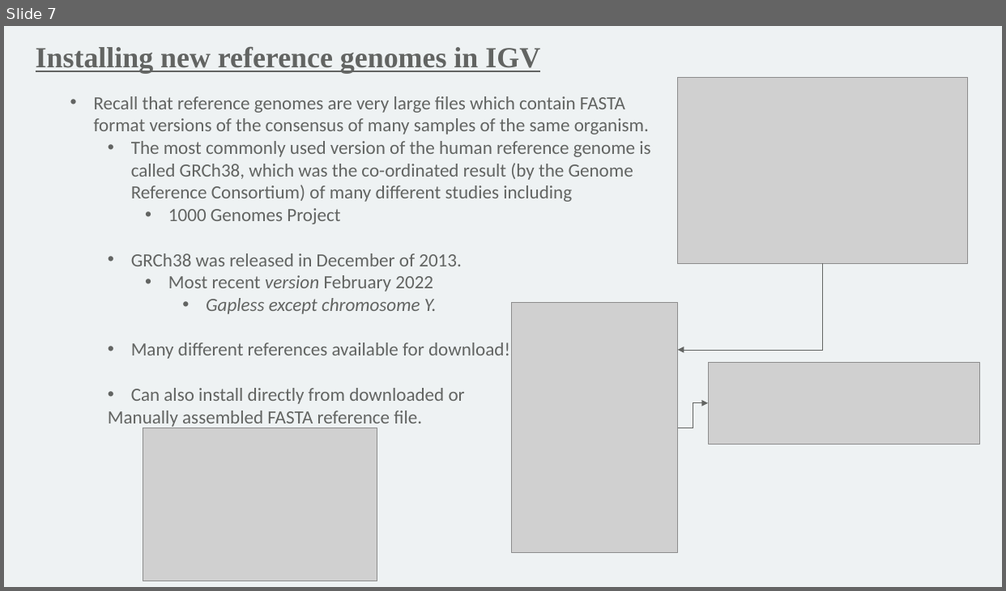
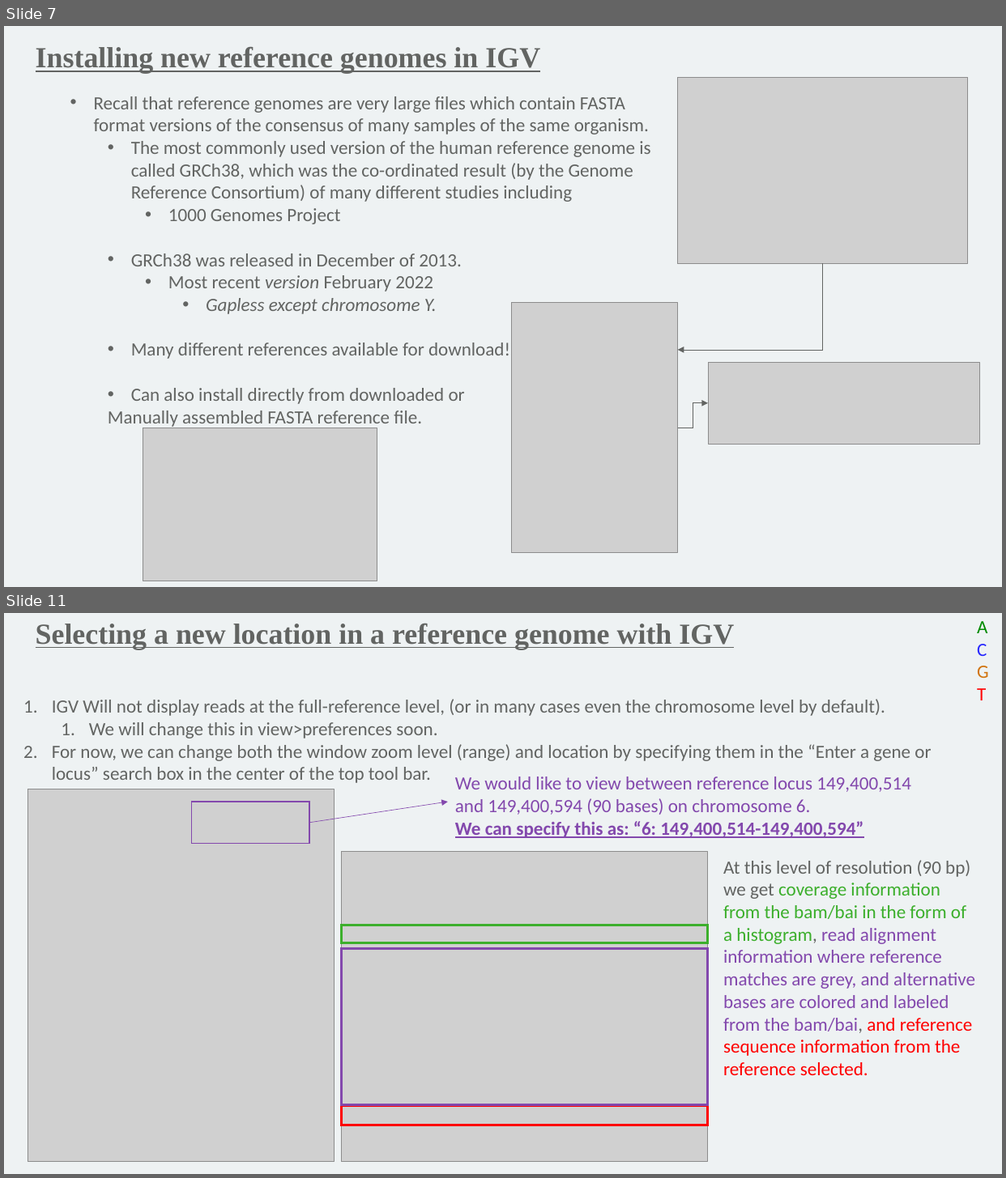
Before and after one commit to mathornton01/2022_UTSW_Lyda_Hill_Department_Introduction_To_NGS_Analysis_Nanocourse, a slide deck: Slides/IntroductionToNGSAnalysis_DayII_MT.pptx. Shown one above the other, each under a label of ours: slide 7 before the commit, slides 7 and 11 after it; the slides between them are not shown. The pictures are 1006x591 and 1006x1178 pixels, drawn with LibreOffice and Linux fonts; fonts in the diff are those of the drawing; grey boxes stand for pictures; background and template pictures are left out. Boxes give left, top, right and bottom in pixels: in the first picture for what was removed or moved away, otherwise in the second. Text is boxed around its words. In the diff, an @@ line names an element or a change of style, - is before the commit and + after.

```diff
--- a/Slides/IntroductionToNGSAnalysis_DayII_MT.pptx
+++ b/Slides/IntroductionToNGSAnalysis_DayII_MT.pptx
@@ slide 11 added at (x1=4, y1=613, x2=1002, y2=1174), background #EEF2F3 @@
@@ text added at (x1=36, y1=624, x2=734, y2=650), 28 pt, text #626462, bold, underline @@
+Selecting a new location in a reference genome with IGV
@@ text added at (x1=977, y1=621, x2=989, y2=700), 18 pt, text #008B00 @@
+A
+C
+G
+T
@@ text added at (x1=52, y1=699, x2=931, y2=783), 18 pt, text #626462 @@
+1. IGV Will not display reads at the full-reference level, (or in many cases even the chromosome level by default).
+  1. We will change this in view>preferences soon.
+2. For now, we can change both the window zoom level (range) and location by specifying them in the “Enter a gene or locus” search box in the center of the top tool bar.
@@ text added at (x1=455, y1=777, x2=911, y2=838), 18 pt, text #8348AD @@
+We would like to view between reference locus 149,400,514 and 149,400,594 (90 bases) on chromosome 6.
+We can specify this as: “6: 149,400,514-149,400,594”
@@ picture added at (x1=28, y1=789, x2=335, y2=1161) @@
@@ rectangle added at (x1=191, y1=802, x2=309, y2=844), outline #8348AD 1 pt @@
@@ arrow added from (309, 823) to (448, 802), #8348AD 0.5 pt @@
@@ picture added at (x1=341, y1=852, x2=707, y2=1162) @@
@@ text added at (x1=723, y1=860, x2=975, y2=1076), 18 pt, text #8348AD @@
+At this level of resolution (90 bp) we get coverage information from the bam/bai in the form of a histogram, read alignment information where reference matches are grey, and alternative bases are colored and labeled from the bam/bai, and reference sequence information from the reference selected.
@@ rectangle added at (x1=341, y1=925, x2=707, y2=943), outline #3CAF2C 2.25 pt @@
@@ rectangle added at (x1=341, y1=949, x2=707, y2=1105), outline #8348AD 2.25 pt @@
@@ rectangle added at (x1=341, y1=1105, x2=707, y2=1126), outline #FF0000 2.25 pt @@
```
Also in this commit, not shown: 8 slides changed, 23 other slides added, 1 slide removed, 5 other files.
